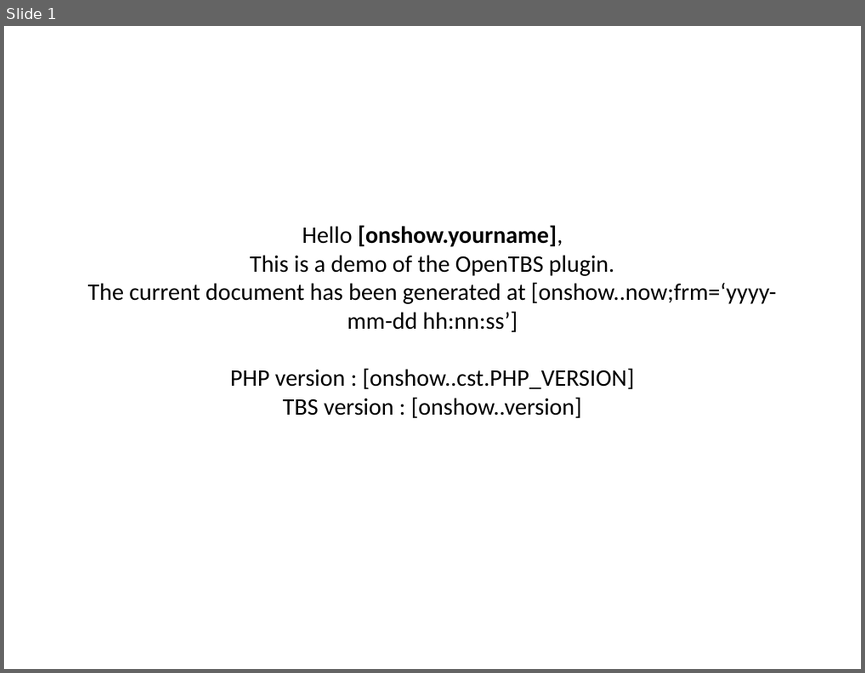
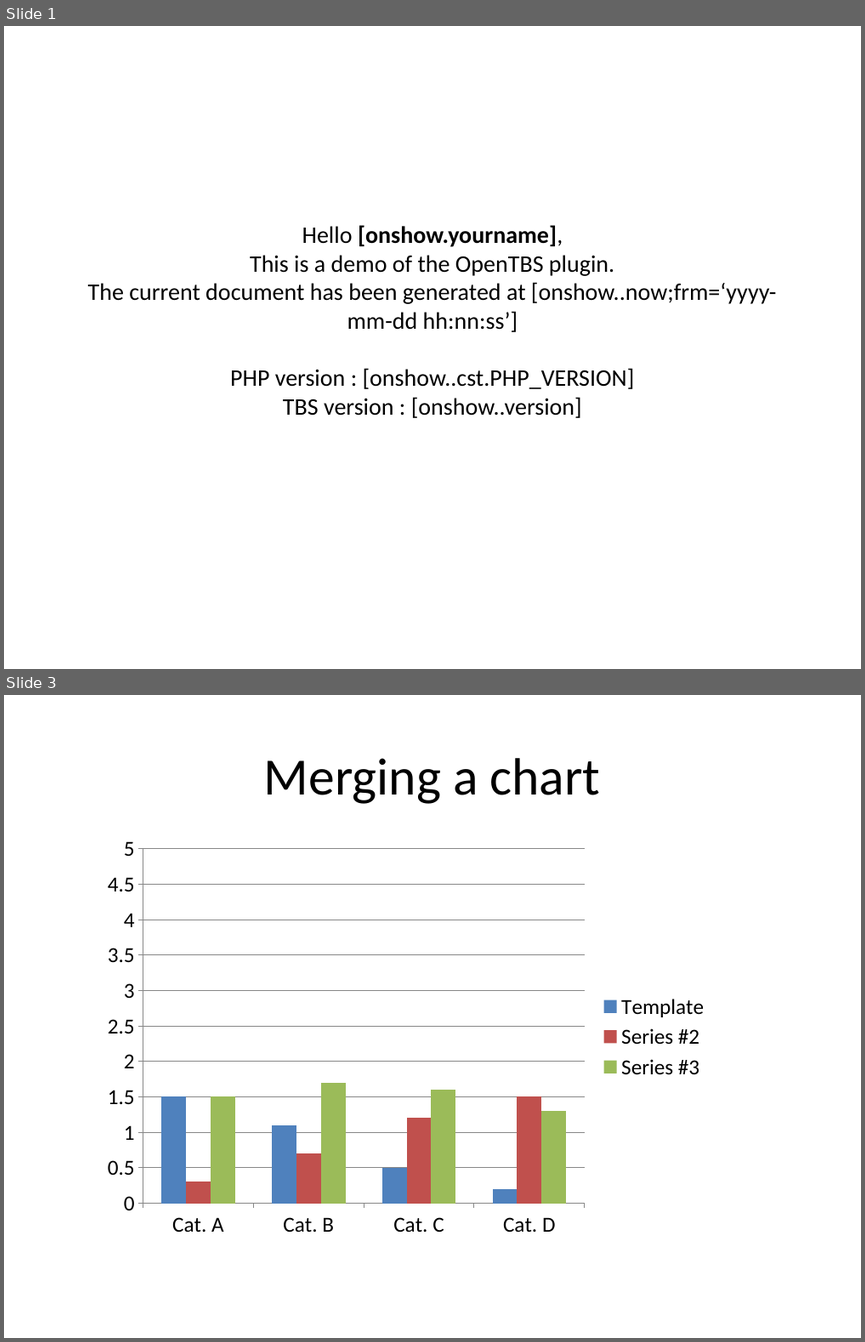
Before and after one commit to Skrol29/tinybutstrong, a slide deck: plugins/opentbs/demo/demo_ms_powerpoint.pptx. Shown one above the other, each under a label of ours: slide 1 before the commit, slides 1 and 3 after it; the slides between them are not shown. The pictures are 865x673 and 865x1342 pixels, drawn with LibreOffice and Linux fonts; fonts in the diff are those of the drawing. Boxes give left, top, right and bottom in pixels: in the first picture for what was removed or moved away, otherwise in the second. Text is boxed around its words. In the diff, an @@ line names an element or a change of style, - is before the commit and + after.

```diff
--- a/plugins/opentbs/demo/demo_ms_powerpoint.pptx
+++ b/plugins/opentbs/demo/demo_ms_powerpoint.pptx
@@ slide 3 added at <box>4,695,861,1338</box>, background #FFFFFF @@
@@ title added at <box>264,758,601,804</box>, 44 pt, text #000000 @@
+Merging a chart
@@ column chart added at <box>95,828,718,1246</box> @@
+categories: Cat. A, Cat. B, Cat. C, Cat. D
+Template: 1.5, 1.1, 0.5, 0.2
+Series #2: 0.3, 0.7, 1.2, 1.5
+Series #3: 1.5, 1.7, 1.6, 1.3
```
Also in this commit, not shown: 1 other slide added, 1 slide removed, 4 other files.
